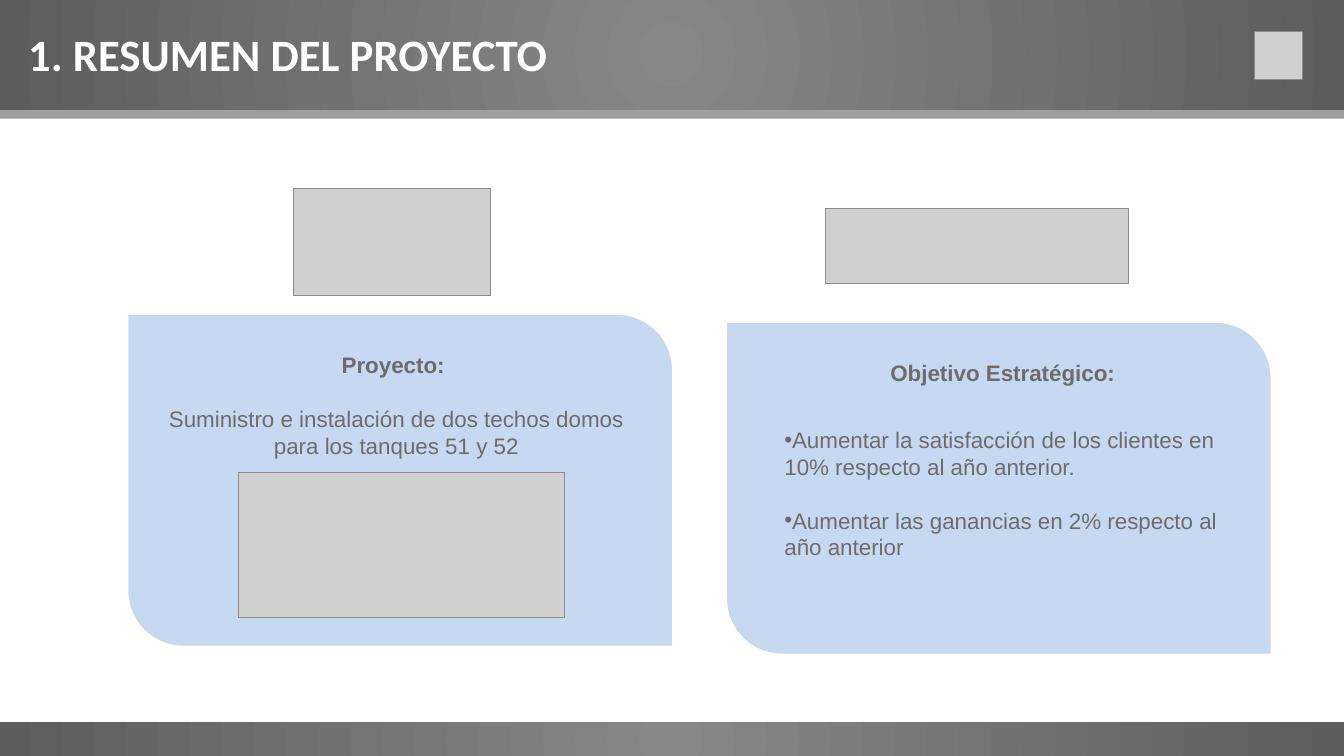
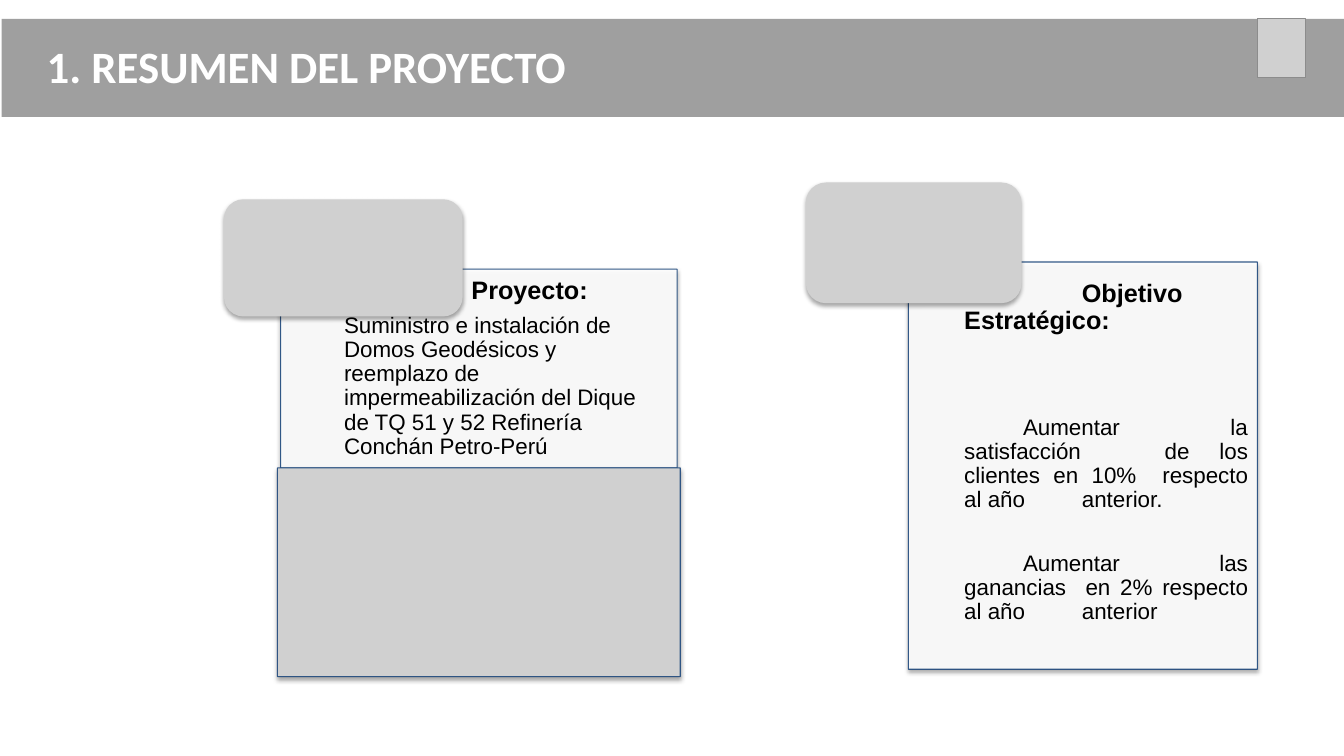
Before and after one commit to apizarro2012/p2018Domos, a slide deck: slide 3 of PDomos-PresentacionV1.0.pptx. Drawn at 1344x756 pixels with LibreOffice and Linux fonts; fonts in the diff are those of the drawing; grey boxes stand for pictures. Boxes give left, top, right and bottom in pixels: in the first picture for what was removed or moved away, otherwise in the second. Text is boxed around its words. In the diff, an @@ line names an element or a change of style, - is before the commit and + after.

```diff
--- a/PDomos-PresentacionV1.0.pptx
+++ b/PDomos-PresentacionV1.0.pptx
@@ rectangle removed at [0,0,1344,111] @@
@@ rectangle: place and size @@
-rectangle at [0,110,1344,118]
+rectangle at [2,19,1344,117]
@@ picture: place and size @@
-picture at [1255,31,1303,79]
+picture at [1258,19,1306,78]
@@ text "1. RESUMEN DEL PROYECTO": place and size @@
-text "1. RESUMEN DEL PROYECTO" at [28,41,547,71]
+text "1. RESUMEN DEL PROYECTO" at [47,54,565,83]
@@ picture removed at [293,189,490,295] @@
@@ group added at [224,182,1257,677]: 3 pictures, 2 rectangles @@
@@ picture removed at [826,209,1129,283] @@
@@ text "Proyecto:" at [344,281,635,455]: vertical alignment top to middle @@
@@ text "Proyecto:": place and size @@
-text "Proyecto:" at [169,357,623,459]
+text "Proyecto:" at [344,281,635,455]
@@ text "Objetivo Estratégico:": place and size @@
-text "Objetivo Estratégico:" at [784,431,1216,555]
+text "Objetivo Estratégico:" at [964,283,1248,620]
@@ text "Objetivo Estratégico:" at [964,283,1248,620]: vertical alignment top to middle @@
@@ text at [471,281,587,305]: size 16 to 18 pt, text colour #6C6C6C to #000000 in "Proyecto:"; alignment centre to left; line spacing 1 to 0.9; more space between paragraphs @@
@@ text at [964,283,1183,335]: paragraph added @@
+Objetivo Estratégico:
@@ round diag rect removed at [128,315,671,645] @@
@@ text at [344,316,635,455]: text changed; text colour #6C6C6C to #000000 @@
-Suministro e instalación de dos techos domos para los tanques 51 y 52
+Suministro e instalación de Domos Geodésicos y reemplazo de impermeabilización del Dique de TQ 51 y 52 Refinería Conchán Petro-Perú
@@ round diag rect removed at [727,323,1270,653] @@
@@ text removed at [890,364,1115,386] @@
-Objetivo Estratégico:
@@ text at [964,418,1248,620]: text colour #6C6C6C to #000000 in "Aumentar la satisfacción de los clientes en ...", "Aumentar las ganancias en 2% respecto al ..."; alignment left to justified; bullet • to none; line spacing 1 to 0.9; more space between paragraphs @@
@@ picture removed at [239,473,565,618] @@
@@ rectangle removed at [0,723,1344,756] @@
```
Also in this commit, not shown: 9 other slides changed.
